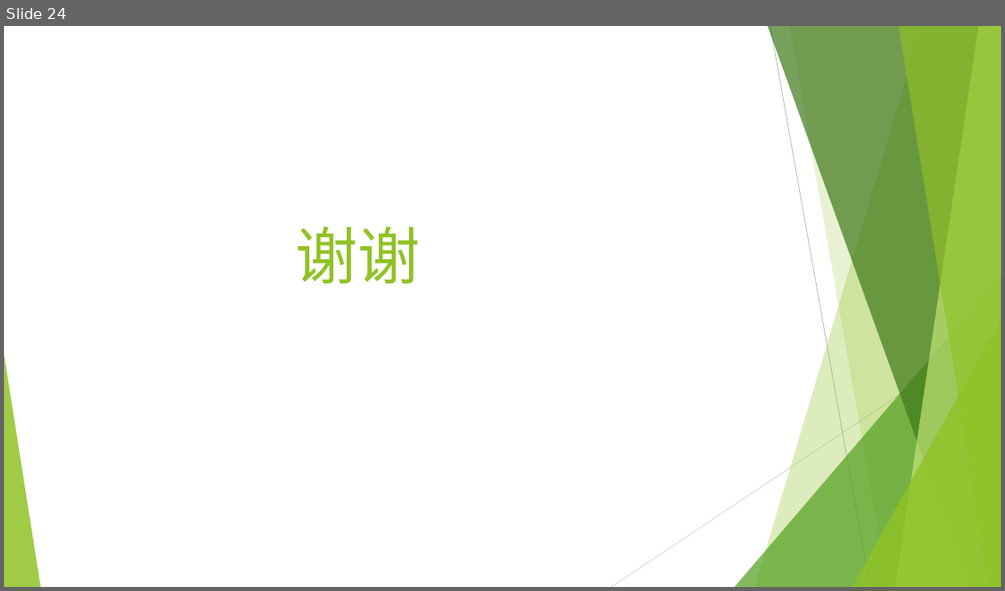
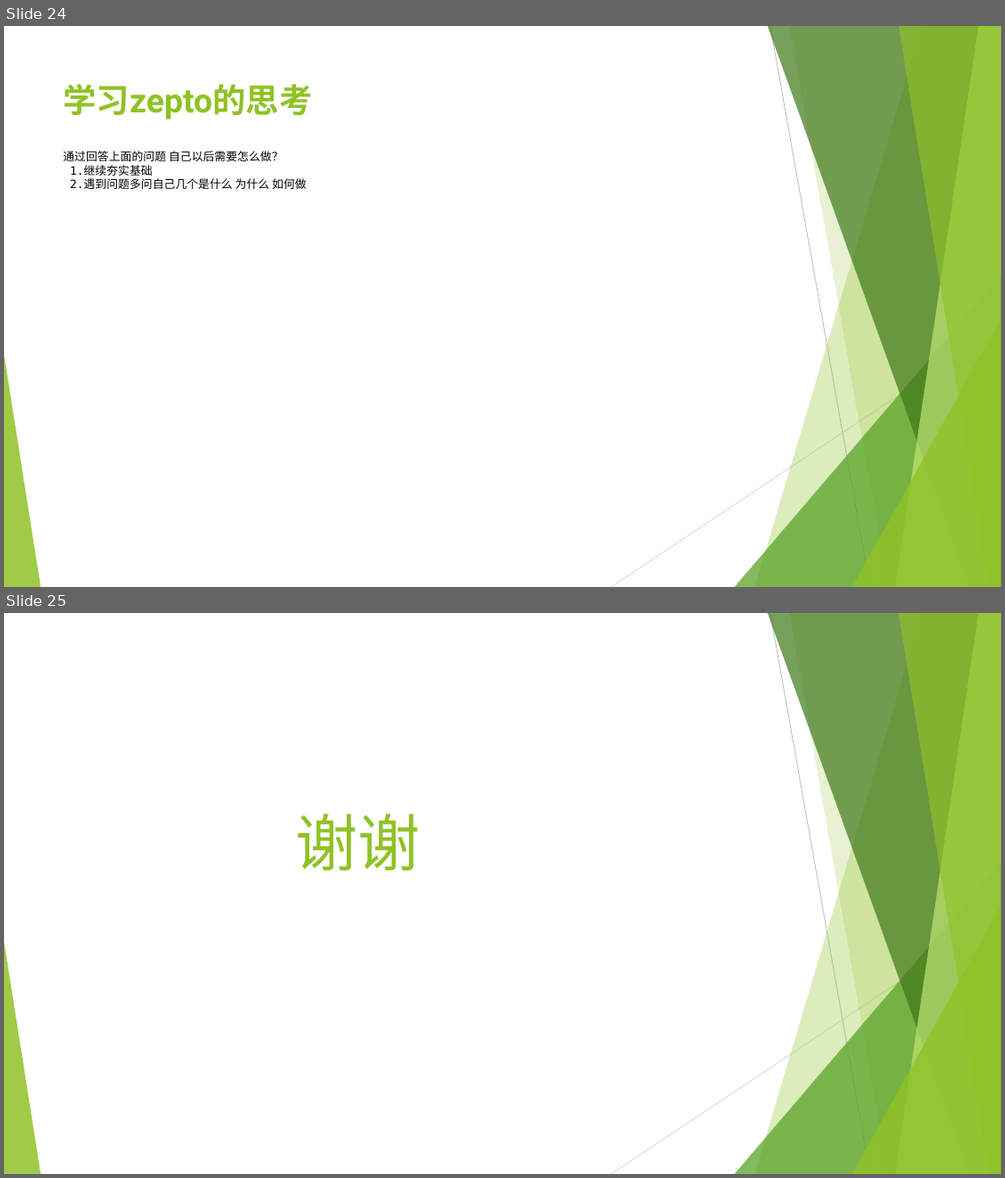
Before and after one commit to mzg123/jsUntil, a slide deck: zeptoppt.pptx. Shown one above the other, each under a label of ours: slide 24 before the commit, slides 24 and 25 after it. The pictures are 1005x591 and 1005x1178 pixels, drawn with LibreOffice and Linux fonts; fonts in the diff are those of the drawing. Boxes give left, top, right and bottom in pixels: in the first picture for what was removed or moved away, otherwise in the second. Text is boxed around its words. In the diff, an @@ line names an element or a change of style, - is before the commit and + after.

```diff
--- a/zeptoppt.pptx
+++ b/zeptoppt.pptx
@@ slide 24 added at (4, 26, 1001, 587), background #FFFFFF; not listed: 10 template elements that a slide beside it also shows @@
@@ title added at (63, 84, 312, 119), 32 pt, text #90C226, bold @@
+学习zepto的思考
@@ text added at (63, 151, 307, 189), 11 pt, text #000000 @@
+通过回答上面的问题 自己以后需要怎么做？
+1.继续夯实基础
+2.遇到问题多问自己几个是什么 为什么 如何做
@@ what was slide 24 is now slide 25 @@
```
Also in this commit, not shown: 5 slides changed, 5 other files.
